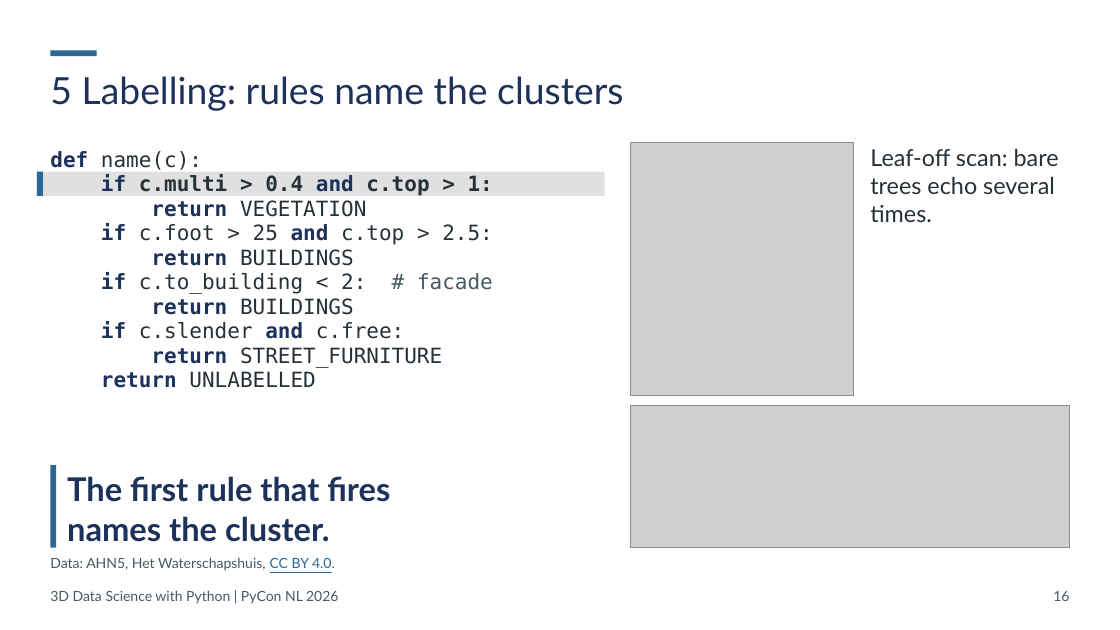
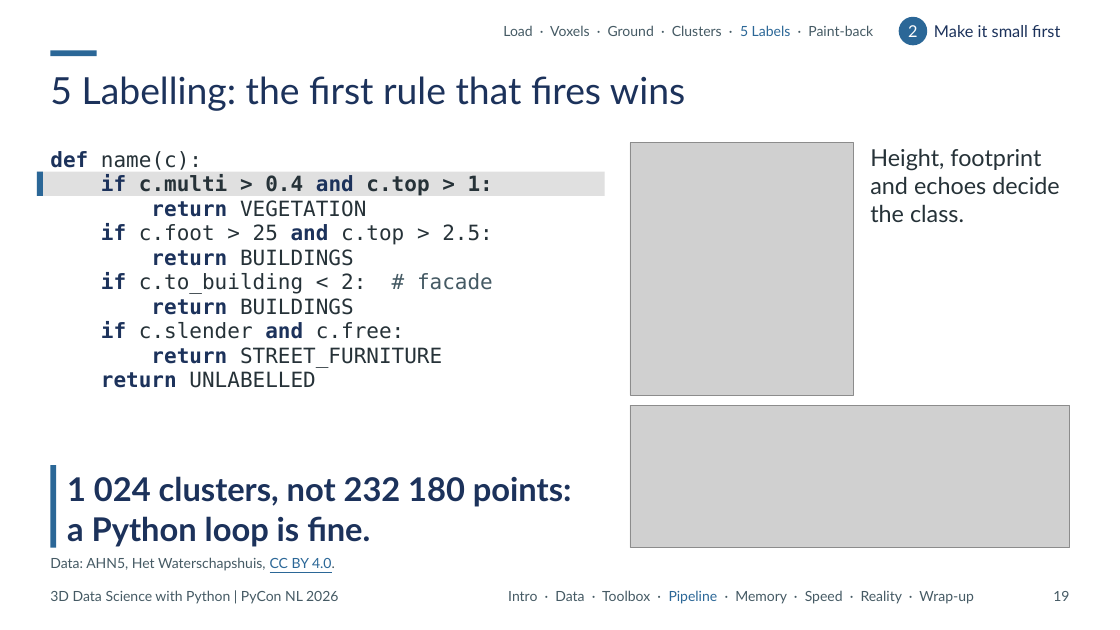
Before and after one commit to Sloppy1999/pycon-nl-2026-3d-data-science, a slide deck: slide 19 of deck/out/20261015_PyCon-NL_3D-Data-Science.pptx (slide 16 before the commit). Drawn at 1120x630 pixels with LibreOffice and Linux fonts; fonts in the diff are those of the drawing; grey boxes stand for pictures. Boxes give left, top, right and bottom in pixels: in the first picture for what was removed or moved away, otherwise in the second. Text is boxed around its words. In the diff, an @@ line names an element or a change of style, - is before the commit and + after.

```diff
--- a/deck/out/20261015_PyCon-NL_3D-Data-Science.pptx
+++ b/deck/out/20261015_PyCon-NL_3D-Data-Science.pptx
@@ text added at bbox=[503, 25, 873, 36], 12 pt, text #455A64 @@
+Load · Voxels · Ground · Clusters · 5 Labels · Paint-back
@@ ellipse added at bbox=[899, 17, 928, 45], fill #2B6797, 14 pt, text #FFFFFF @@
+2
@@ text added at bbox=[934, 25, 1060, 37], 14 pt, text #1C325B @@
+Make it small first
@@ title at bbox=[50, 76, 685, 111]: text changed @@
-5 Labelling: rules name the clusters
+5 Labelling: the first rule that fires wins
@@ text at bbox=[870, 148, 1060, 222]: text changed @@
-Leaf-off scan: bare trees echo several times.
+Height, footprint and echoes decide the class.
@@ text at bbox=[67, 476, 572, 547]: text changed @@
-The first rule that fires
-names the cluster.
+1 024 clusters, not 232 180 points:
+a Python loop is fine.
@@ text added at bbox=[508, 590, 973, 604], 12 pt, text #455A64 @@
+Intro · Data · Toolbox · Pipeline · Memory · Speed · Reality · Wrap-up
@@ page number at bbox=[1053, 591, 1069, 601]: text changed @@
-16
+19
```
Also in this commit, not shown: 32 other slides changed, 7 slides added, 1 slide removed, 27 other files.
